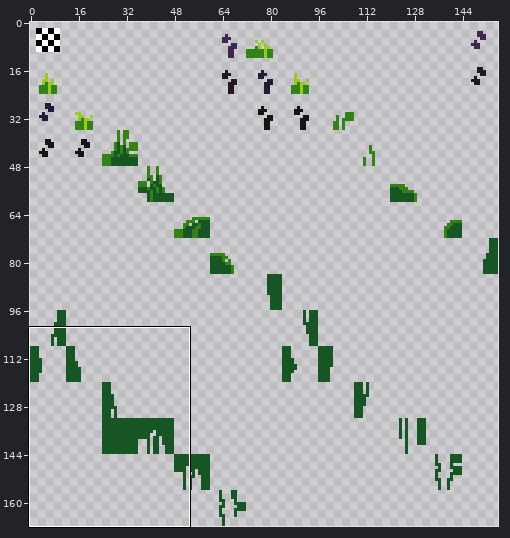
Two versions of one sprite sheet, tilesets/ts_jungle_foreground_props/output_tileset.png. The first picture is a wide view before the edit; the outline marks the close-up.
Close-up. Before the edit:
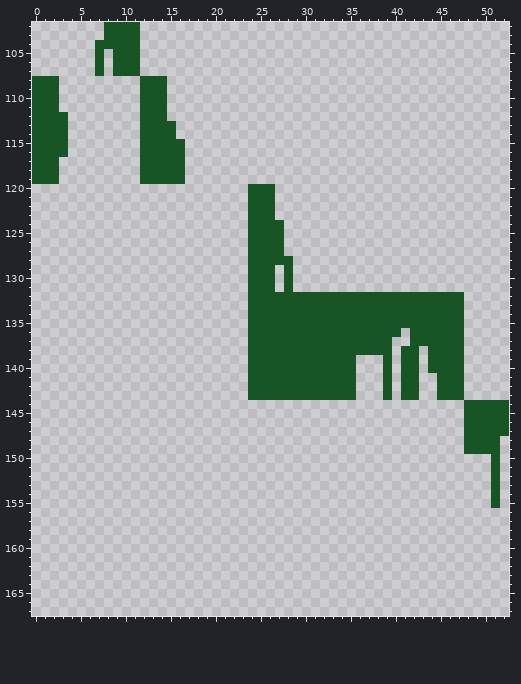
The file is 156x168 pixels. Shown: x 0..52, y 102..167. The commit also changed other parts of the picture, which this record leaves out.
The result:
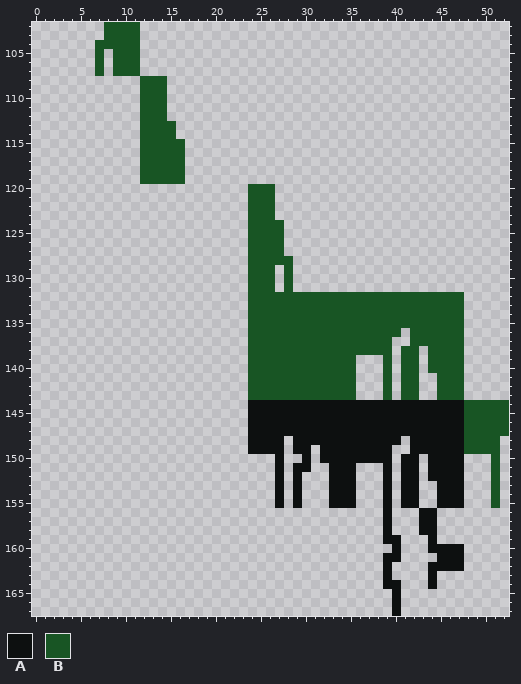
Palette (. is transparent): A #0d1010  B #185524
The edit:
Colour A now appears in rows 144 to 147 at x 24 to 47; in row 148 at x 24 to 27, 29 to 40 and 42 to 47; in row 149 at x 24 to 27, 29 to 30, 32 to 39 and 42 to 47; in row 150 at x 27, 30, 32 to 39, 41 to 42 and 44 to 47; in row 151 at x 27, 29 to 30, 33 to 35, 39, 41 to 42 and 44 to 47; in row 152 at x 27, 29, 33 to 35, 39, 41 to 42 and 44 to 47.
Colour A now appears in rows 153 to 155 at x 27, 29, 33 to 35, 39, 41 to 42 and 45 to 47; in rows 156 to 158 at x 39 and 43 to 44; in row 159 at x 39 to 40 and 44; in row 160 at x 40 and 44 to 47; in row 161 at x 39 to 40 and 45 to 47; in row 162 at x 39 and 44 to 47.
Colour A now appears in row 163 at x 39 and 44; in row 164 at x 39 to 40 and 44; in rows 165 to 167 at x 40.
Colour B is gone in rows 108 to 111 at x 0 to 2; in rows 112 to 116 at x 0 to 3; in rows 117 to 119 at x 0 to 2.
